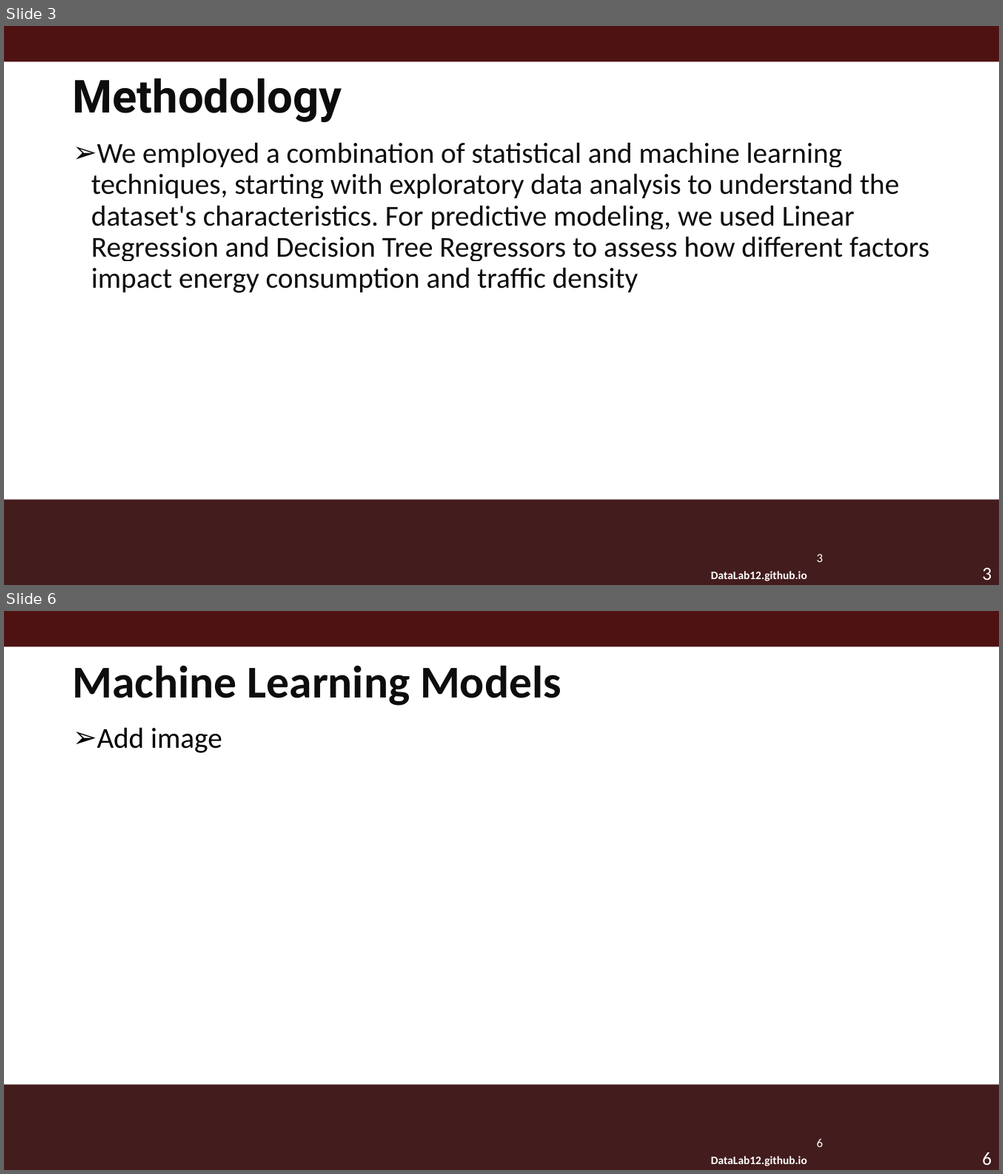
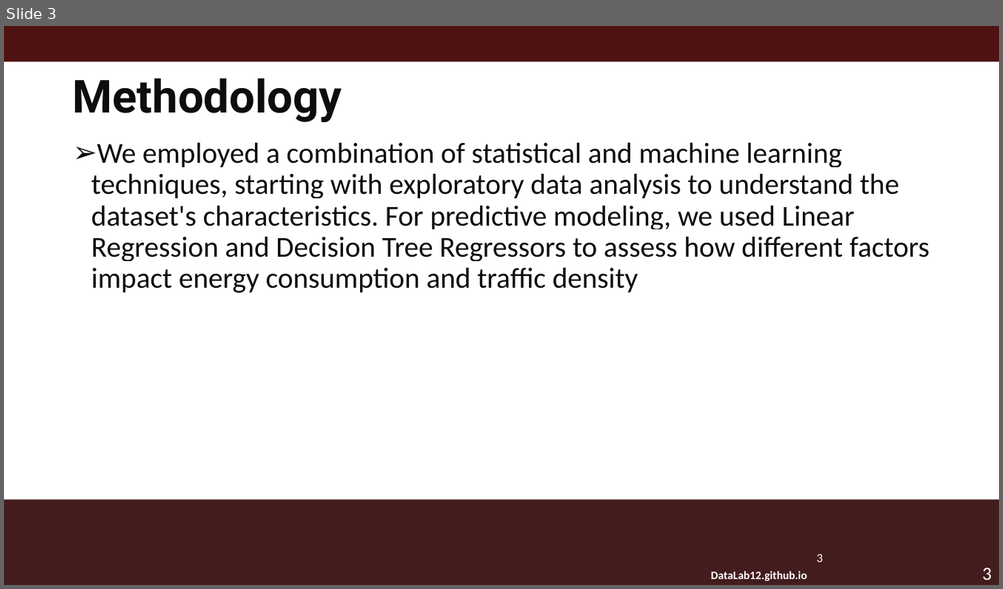
Before and after one commit to zoe-becker/ML-Traffic-Analysis, a slide deck: DataLabMacro.pptm. Shown one above the other, each under a label of ours: slides 3 and 6 before the commit, slide 3 after it; the slides between them are not shown. The pictures are 1003x1174 and 1003x589 pixels, drawn with LibreOffice and Linux fonts; fonts in the diff are those of the drawing; background and template pictures are left out. Boxes give left, top, right and bottom in pixels: in the first picture for what was removed or moved away, otherwise in the second. Text is boxed around its words. In the diff, an @@ line names an element or a change of style, - is before the commit and + after.

```diff
--- a/DataLabMacro.pptm
+++ b/DataLabMacro.pptm
@@ slide 6 removed at [4,611,999,1170], background #FFFFFF; not listed: 5 template elements that a slide beside it also shows @@
@@ title removed at [73,665,561,706] @@
-Machine Learning Models
@@ text removed at [97,727,222,753] @@
-➢ Add image
```
Also in this commit, not shown: 1 slide changed, 5 slides added, 5 other slides removed.
